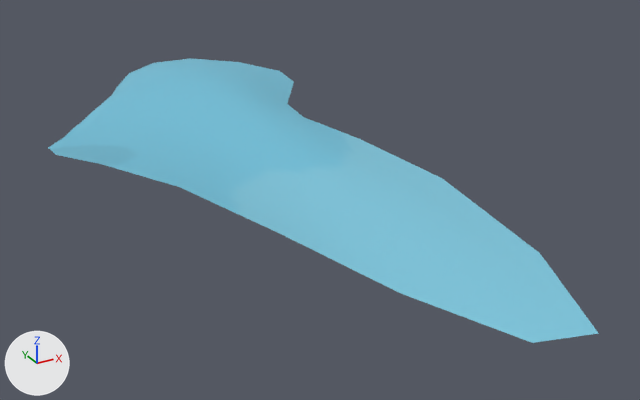
A saved change to the FBX model Assets/Arts/Envi/Modular/Mod_Water_02.fbx.
Rendered twice from a 50 mm camera at (-0.826, -2.137, 0.843) aimed at (0.17, -0.324, -0.063). Every picture has the same lights, and +X, +Y and +Z are marked at lower left. The picture after the commit comes second. Where no turn or scale is listed for an object, it has been applied to the vertices.

Before the edit, the objects in view are built like this:
```python
mat_tex_env = principled_material('Tex_Env')
mat_tex_env.texture = img_texture_atlas_environment_png
me_plane_006 = bpy.data.meshes.new('Plane.006')
me_plane_006.from_pydata(...)  # 59 vertices, 46 faces; spans x -0.41..0.48, y -1.23..0.85, z 0.02..0.1
me_plane_006.materials.append(mat_tex_env)  # picture img_texture_atlas_environment_png
ob_mod_water_02 = bpy.data.objects.new('Mod_Water_02', me_plane_006)
ob_mod_water_02.location = (0.0, 0.0, 0.0)
```
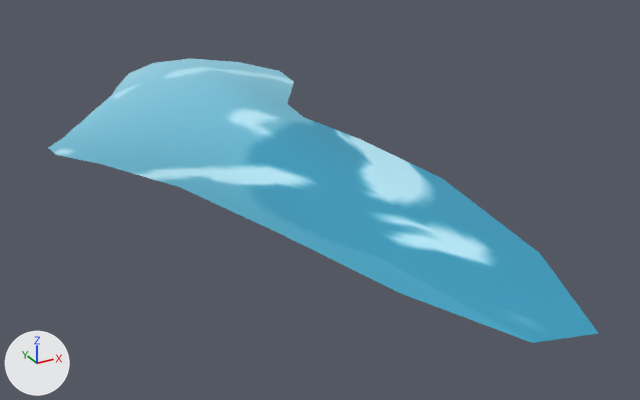
What the commit changed:
Picture 'Tex_Env.png' (img_tex_env_png) is new.
Material 'Tex_Env' (mat_tex_env) changes its picture from img_texture_atlas_environment_png to img_tex_env_png.
me_plane_006 has 59 vertices, 46 faces and spans x -0.41..0.48, y -1.23..0.85, z 0.02..0.1.
me_plane_006 is used by ob_mod_water_02; location (0.0, 0.0, 0.0).
me_plane_006 part 1: texture (UV) coordinates of 46 of 46 faces, centred in x -0.38..0.43, y -0.92..0.72, z 0.03..0.1, changed; they spanned u 0.29..0.35, v 0.77..0.87 and now span u 0.4..0.46, v 0.88..0.98.

Location of each change, (x1, y1, x2, y2) in pixels of the pictures (640 x 400 px):
'Mod_Water_02', surface changed: (52, 58, 598, 343) in both
